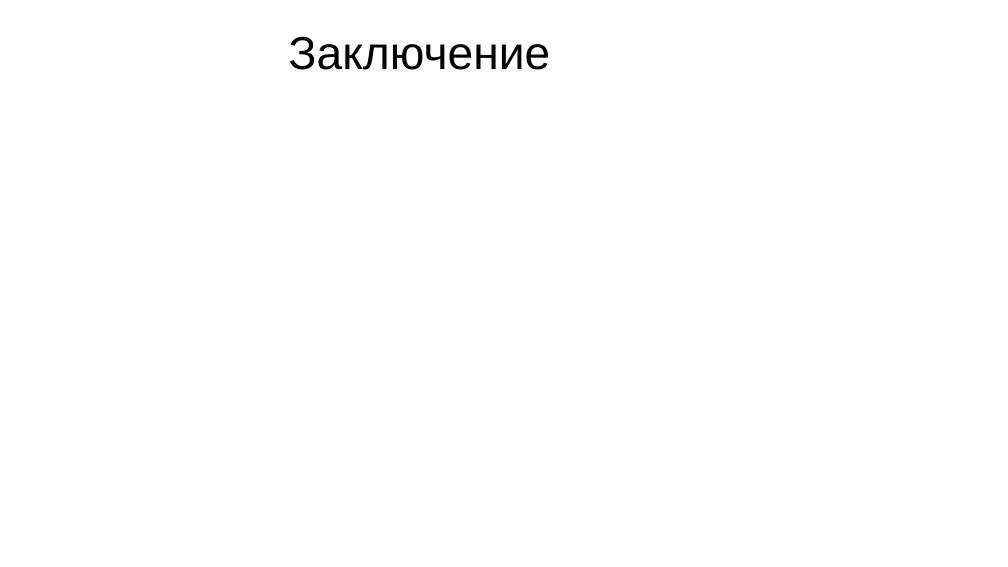
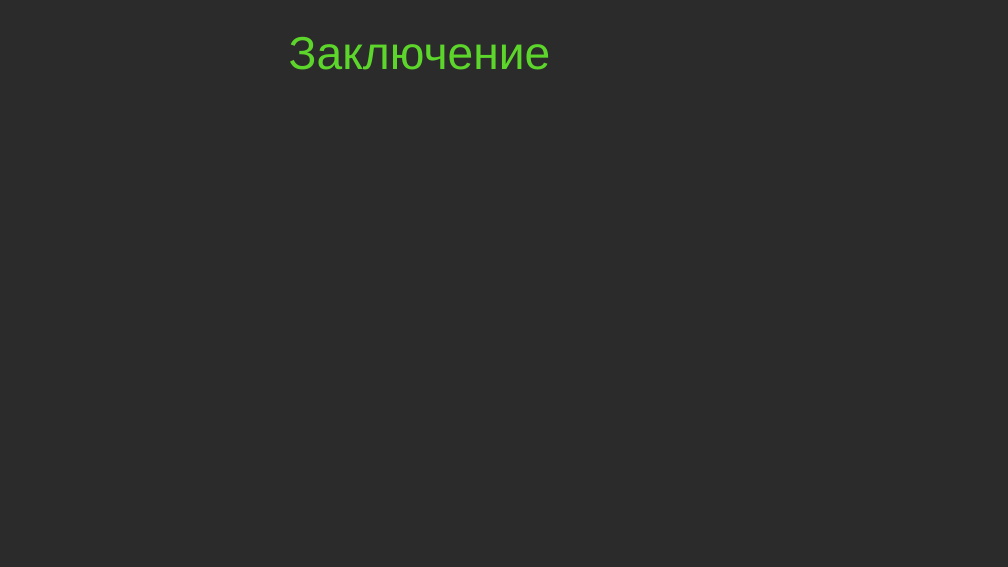
Before and after one commit to amadesya/CourseProject, a slide deck: slide 9 of Документация/Разработка подсистемы СмартФикс.pptx. Drawn at 1008x567 pixels with LibreOffice and Linux fonts; fonts in the diff are those of the drawing; background and template pictures are left out; a plain dark background stands for a picture behind light text. Boxes give left, top, right and bottom in pixels: in the first picture for what was removed or moved away, otherwise in the second. Text is boxed around its words. In the diff, an @@ line names an element or a change of style, - is before the commit and + after.

```diff
--- a/Документация/Разработка подсистемы СмартФикс.pptx
+++ b/Документация/Разработка подсистемы СмартФикс.pptx
@@ background #FFFFFF to picture (left out) @@
@@ title "Заключение" at (289,37,551,70): text colour #000000 to #5DD62C @@
```
Also in this commit, not shown: 6 other slides changed, 1 slide added, 1 slide removed.
